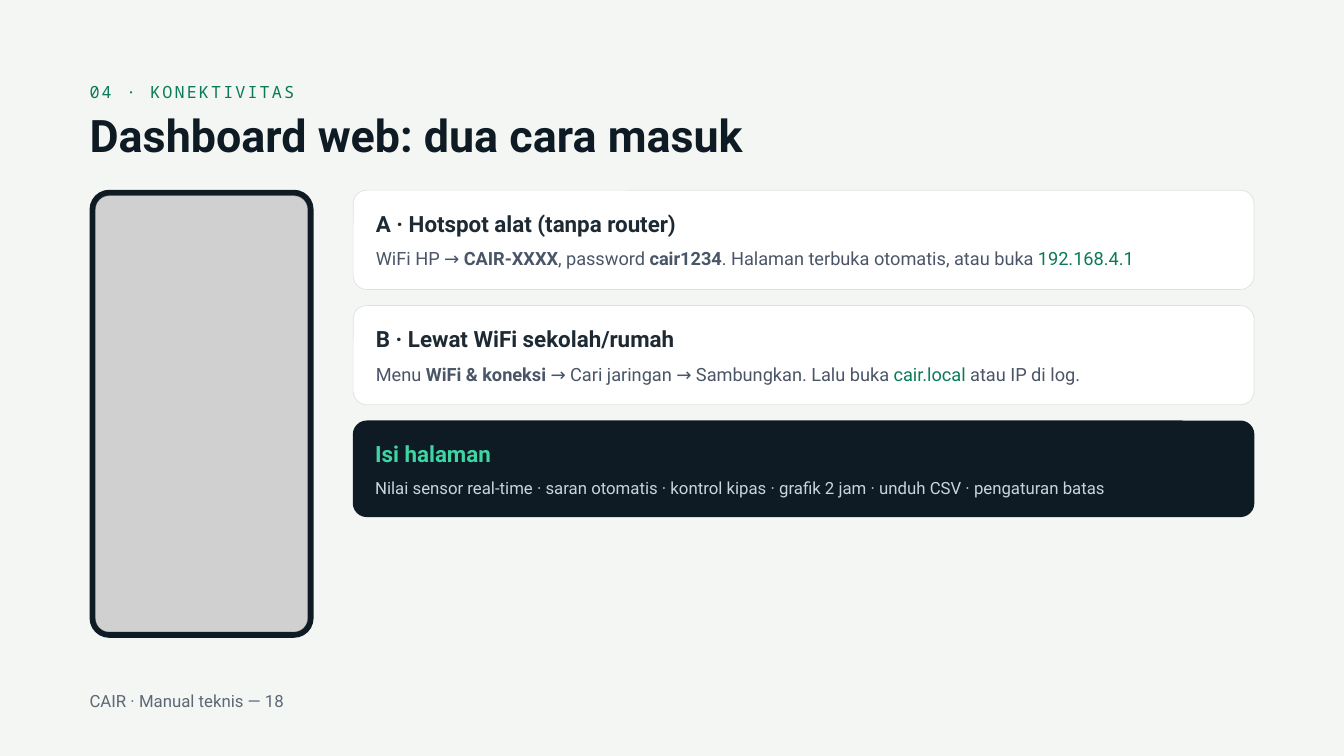
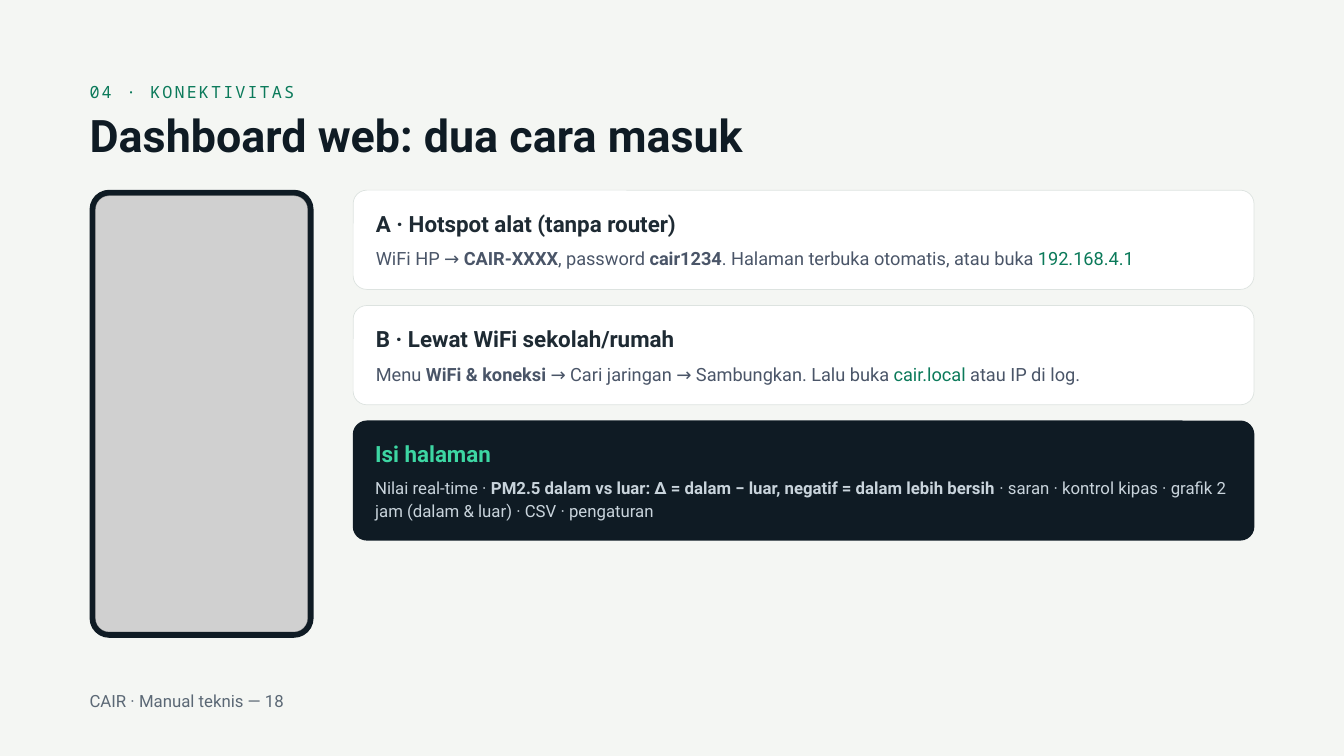
Before and after one commit to cecep1105/esp32_airpurifier, a slide deck: slide 18 of Manual CAIR Air Purifier.pptx. Drawn at 1344x756 pixels with LibreOffice and Linux fonts; fonts in the diff are those of the drawing; grey boxes stand for pictures. Boxes give left, top, right and bottom in pixels: in the first picture for what was removed or moved away, otherwise in the second. Text is boxed around its words. In the diff, an @@ line names an element or a change of style, - is before the commit and + after.

```diff
--- a/Manual CAIR Air Purifier.pptx
+++ b/Manual CAIR Air Purifier.pptx
@@ rounded rectangle: place and size @@
-rounded rectangle at bbox=[353, 420, 1254, 517]
+rounded rectangle at bbox=[353, 420, 1254, 540]
@@ rounded rectangle at bbox=[353, 420, 1254, 540]: proportions changed @@
@@ text at bbox=[375, 481, 1226, 521]: text changed @@
-Nilai sensor real-time · saran otomatis · kontrol kipas · grafik 2 jam · unduh CSV · pengaturan batas
+Nilai real-time · PM2.5 dalam vs luar: Δ = dalam − luar, negatif = dalam lebih bersih · saran · kontrol kipas · grafik 2 jam (dalam & luar) · CSV · pengaturan
```
Also in this commit, not shown: 10 other slides changed.
